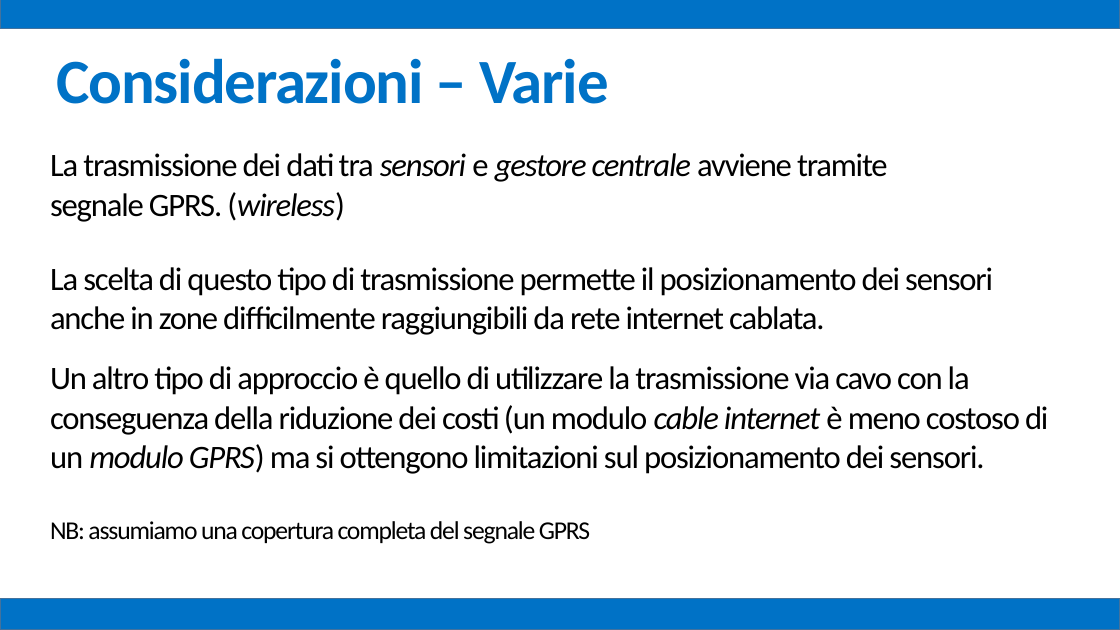
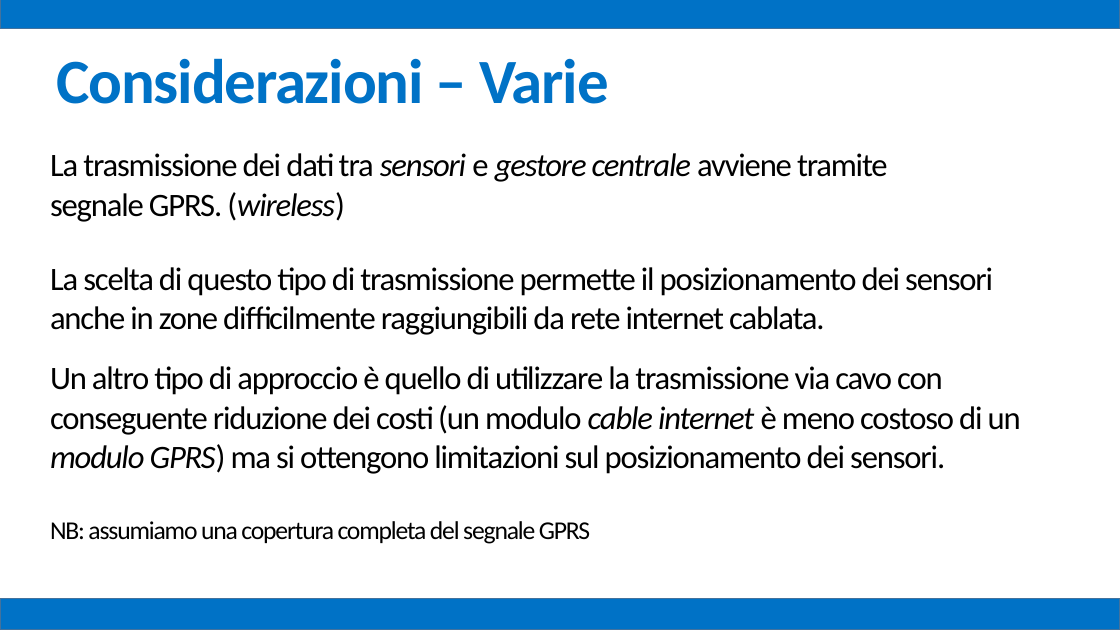
Before and after one commit to mz1991/ProgettoFebbraio2015, a slide deck: slide 95 of Febbraio 2015.pptx. Drawn at 1120x630 pixels with LibreOffice and Linux fonts; fonts in the diff are those of the drawing. Boxes give left, top, right and bottom in pixels: in the first picture for what was removed or moved away, otherwise in the second. Text is boxed around its words. In the diff, an @@ line names an element or a change of style, - is before the commit and + after.

```diff
--- a/Febbraio 2015.pptx
+++ b/Febbraio 2015.pptx
@@ text at [50,366,1021,474]: text changed @@
-Un altro tipo di approccio è quello di utilizzare la trasmissione via cavo con la conseguenza della riduzione dei costi (un modulo cable internet è meno costoso di un modulo GPRS) ma si ottengono limitazioni sul posizionamento dei sensori.
+Un altro tipo di approccio è quello di utilizzare la trasmissione via cavo con conseguente riduzione dei costi (un modulo cable internet è meno costoso di un modulo GPRS) ma si ottengono limitazioni sul posizionamento dei sensori.
```
Also in this commit, not shown: 35 other slides changed, 7 other files.
